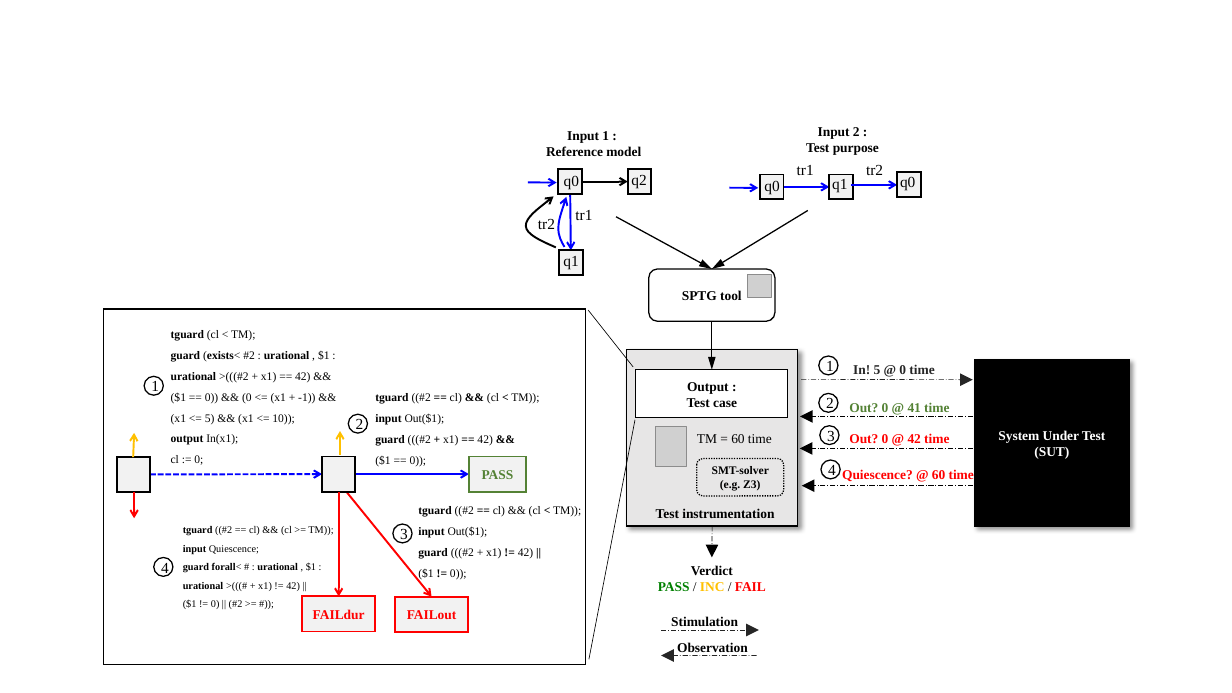
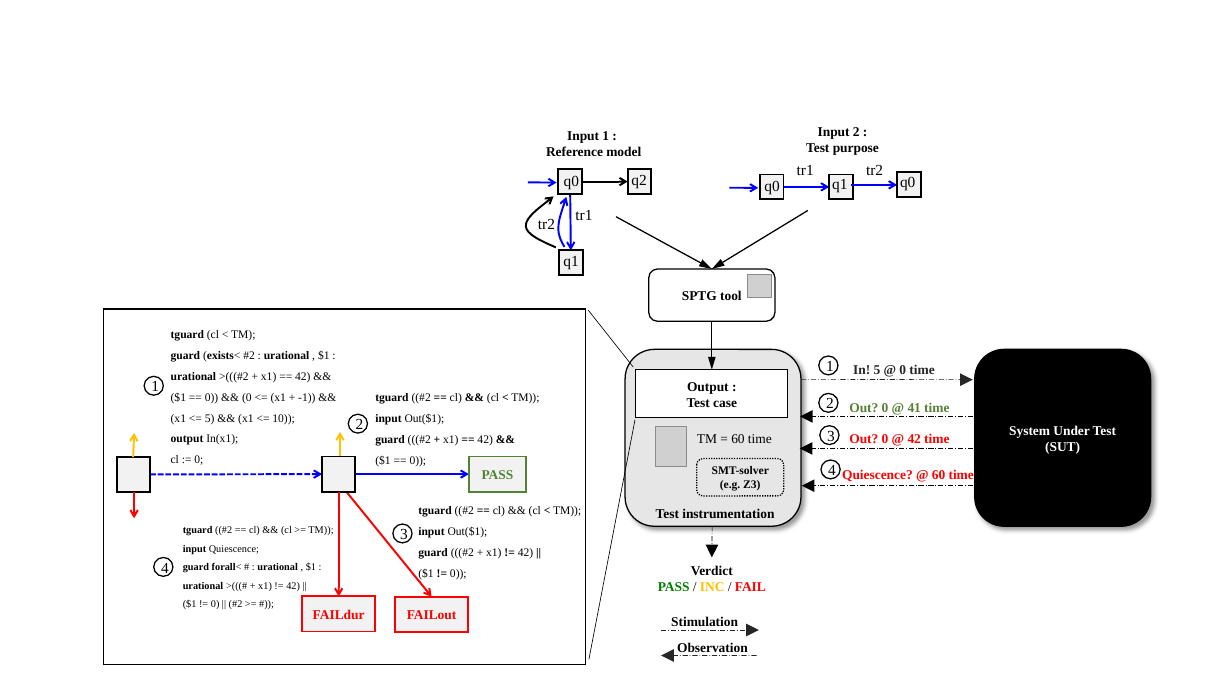
Before and after one commit to bbannour/SPTG, a slide deck: slide 2 of README_files/images/figures.pptx (slide 3 before the commit). Drawn at 1232x693 pixels with LibreOffice and Linux fonts; fonts in the diff are those of the drawing; grey boxes stand for pictures. Boxes give left, top, right and bottom in pixels: in the first picture for what was removed or moved away, otherwise in the second. Text is boxed around its words. In the diff, an @@ line names an element or a change of style, - is before the commit and + after.

```diff
--- a/README_files/images/figures.pptx
+++ b/README_files/images/figures.pptx
@@ rounded rectangle at [626, 349, 801, 526]: rectangle to rounded rectangle @@
@@ rounded rectangle "System Under Test": place and size @@
-rounded rectangle "System Under Test" at [975, 360, 1129, 527]
+rounded rectangle "System Under Test" at [975, 349, 1151, 526]
@@ rounded rectangle "System Under Test" at [975, 349, 1151, 526]: rectangle to rounded rectangle @@
```
Also in this commit, not shown: 1 other slide changed, 4 slides removed, 2 other files.
